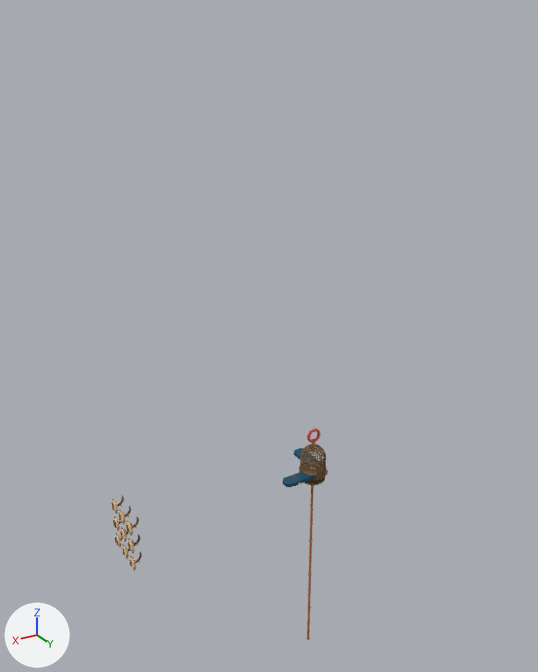
Two versions of the Blender file resourceAssets/3DProtypeReference/v9_mergeded.blend, one commit apart.
One viewpoint serves both versions: a 50 mm camera at (2.92, 4.18, 3.32) aimed at (0.43, 0.03, 1.25). Arrows for +X, +Y and +Z are at lower left; the lights stay in place. The first picture is the older version.

Objects in the first picture: 'Bridge.003' and 11 more.
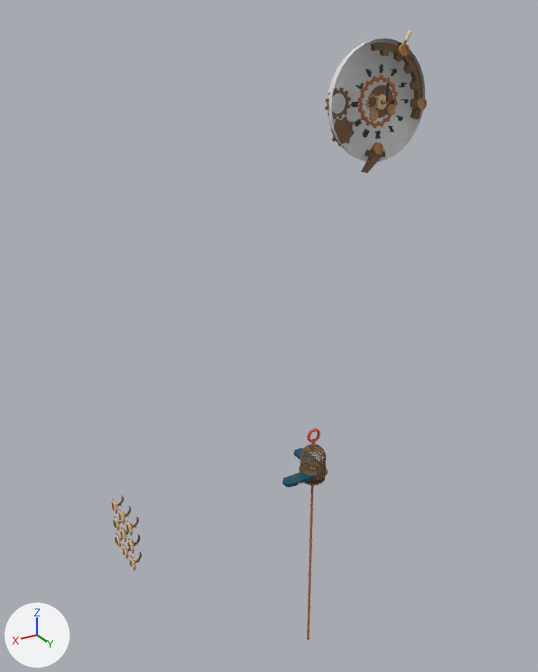
Where the change shows, as pixel boxes (x1, y1, x2, y2) in the pictures (538 x 672 px):
'Sphere', added: after (327, 38, 425, 162)
'TowerClock', shown: after (350, 30, 427, 173)
'OutSideRing.003', shown (orange): after (358, 75, 398, 128)
'GearDefault.007', shown (brown): after (331, 116, 354, 146)
'GearBig.006', shown: after (368, 85, 394, 118)
'GearSimple.007', shown: after (325, 87, 351, 119)
'GearSmall.005', shown: after (377, 94, 387, 110)
'GearDefault.006', shown: after (369, 109, 379, 122)
'GearSimple.006', shown: after (365, 94, 378, 111)
'GearBig.007', shown: after (386, 104, 396, 115)
'MinuteHand', shown: after (386, 83, 389, 102)

The change, as a diff of the scene's bpy script:
```diff
--- a/resourceAssets/3DProtypeReference/v9_mergeded.blend.py
+++ b/resourceAssets/3DProtypeReference/v9_mergeded.blend.py
@@ me_sphere @@
+me_sphere.from_pydata(...)  # 257 vertices, 256 faces; spans x -0.349..0.349, y -0.129..0.086, z -0.349..0.349
@@ ob_towerclock @@
 ob_towerclock.location = (-0.067, 0.587, 2.883)
-ob_towerclock.hide_set(True)
@@ ob_gearbig_006 @@
 ob_gearbig_006.location = (-0.00225, 0.592, 2.859)
-ob_gearbig_006.hide_set(True)
@@ ob_gearbig_007 @@
 ob_gearbig_007.location = (-0.0675, 0.609, 2.812)
-ob_gearbig_007.hide_set(True)
@@ ob_geardefault_006 @@
 ob_geardefault_006.location = (0.0601, 0.61, 2.785)
-ob_geardefault_006.hide_set(True)
@@ ob_geardefault_007 @@
 ob_geardefault_007.location = (0.233, 0.545, 2.698)
-ob_geardefault_007.hide_set(True)
@@ ob_gearsimple_006 @@
 ob_gearsimple_006.location = (0.0778, 0.61, 2.861)
-ob_gearsimple_006.hide_set(True)
@@ ob_gearsimple_007 @@
 ob_gearsimple_007.location = (0.273, 0.545, 2.857)
-ob_gearsimple_007.hide_set(True)
@@ ob_gearsmall_005 @@
 ob_gearsmall_005.location = (0.0, 0.603, 2.856)
-ob_gearsmall_005.hide_set(True)
@@ ob_outsidering_003 @@
 ob_outsidering_003.location = (0.0012, 0.57, 2.855)
-ob_outsidering_003.hide_set(True)
@@ ob_minutehand @@
 ob_minutehand.location = (0.0, 0.649, 2.856)
-ob_minutehand.hide_set(True)
@@ ob_sphere @@
+ob_sphere = bpy.data.objects.new('Sphere', me_sphere)
+ob_sphere.location = (0.0, 0.501, 2.855)
```
